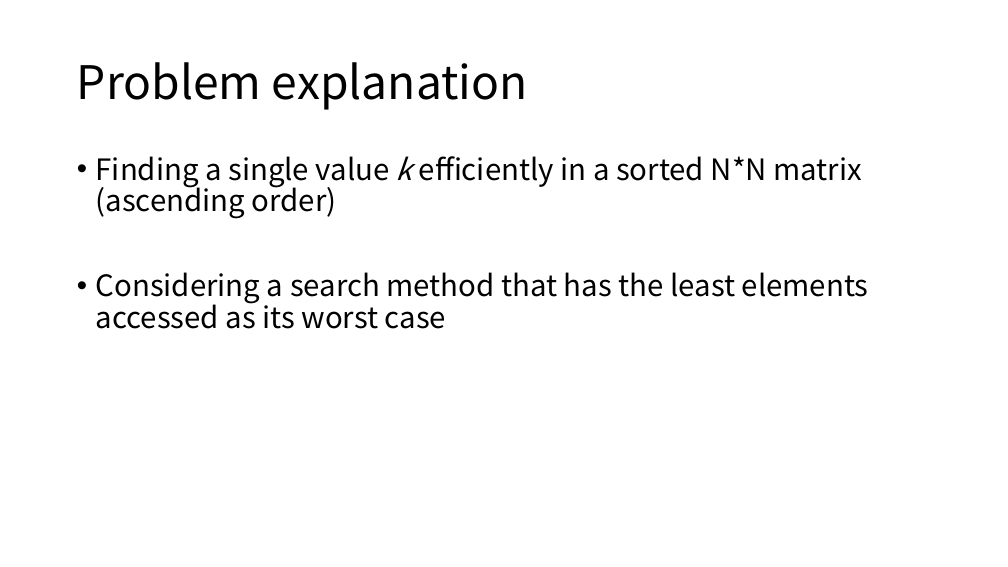
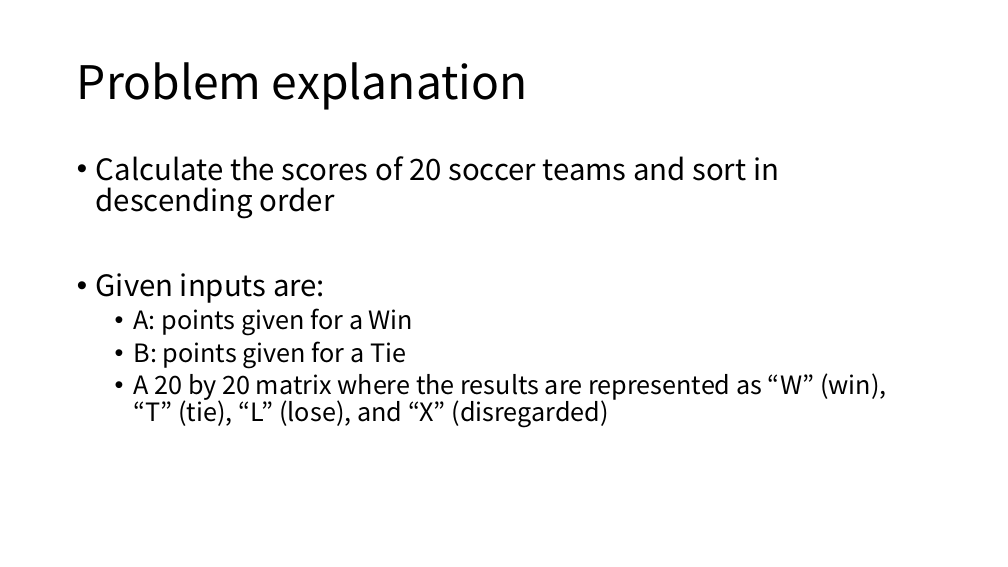
Before and after one commit to gdlee412/Problem-Solving-Techniques, a slide deck: slide 2 of 자료/Report template/Report for exercise or homework.pptx. Drawn at 1008x567 pixels with LibreOffice and Linux fonts; fonts in the diff are those of the drawing. Boxes give left, top, right and bottom in pixels: in the first picture for what was removed or moved away, otherwise in the second. Text is boxed around its words. In the diff, an @@ line names an element or a change of style, - is before the commit and + after.

```diff
--- a/자료/Report template/Report for exercise or homework.pptx
+++ b/자료/Report template/Report for exercise or homework.pptx
@@ text at [96,156,887,428]: text changed; size 28 to 24 pt @@
-• Finding a single value k efficiently in a sorted N*N matrix (ascending order)
-• Considering a search method that has the least elements accessed as its worst case
+• Calculate the scores of 20 soccer teams and sort in descending order
+• Given inputs are:
+  • A: points given for a Win
+  • B: points given for a Tie
+  • A 20 by 20 matrix where the results are represented as “W” (win), “T” (tie), “L” (lose), and “X” (disregarded)
```
Also in this commit, not shown: 3 other slides changed, 6 slides added, 5 slides removed, 1 other file.
